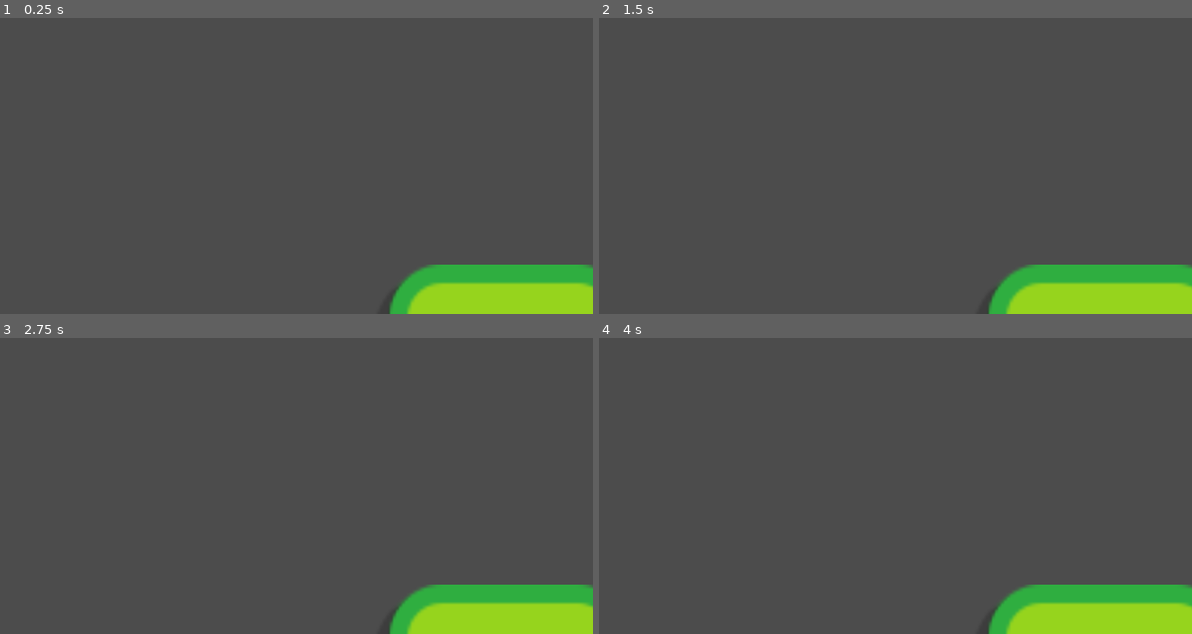
Above: before the commit, frames 1-4 (two rows, left to right).
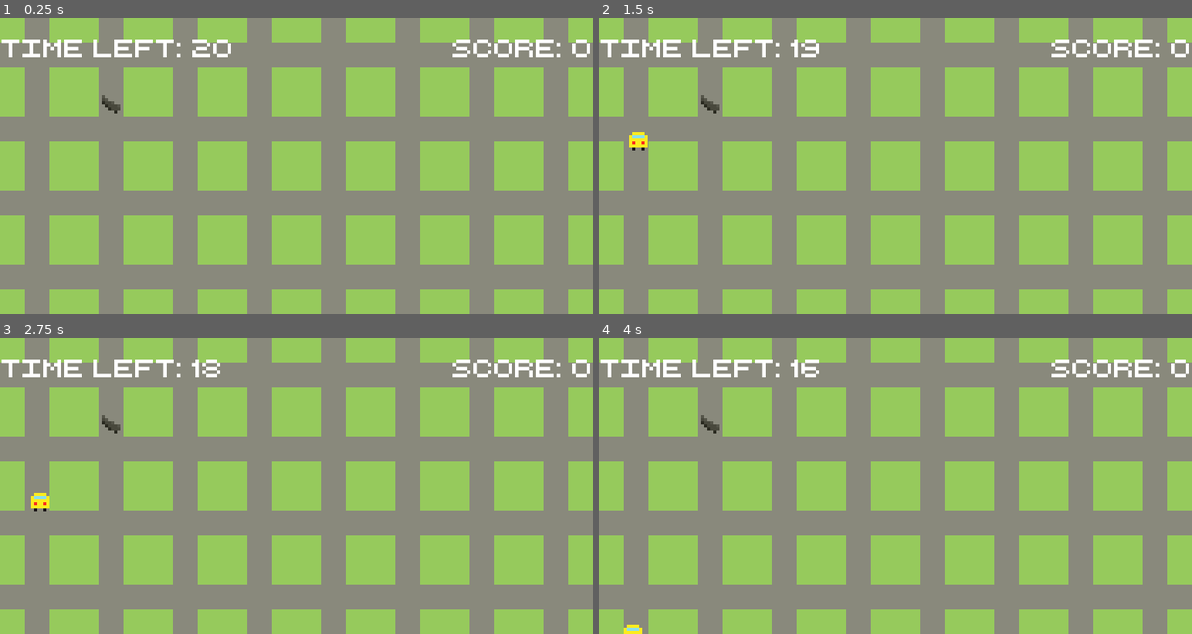
Above: after the commit, the same moments.

Repository: super-repair-bros/super-repair-bros
Game: Godot game, scene res://Scenes/level/level.tscn
The game is run twice, just before and just after one commit, with the same random seed, the same clock (stepped at 60 frames per second) and the same inputs. Before the commit the project starts from res://Scenes/TitleScreen.tscn.
Inputs:
- Up to frame 1 (0.25 s): no input
- Up to frame 2 (1.5 s): tap Enter at 0.5 s; hold D (right) 0.53-1.28 s; tap Space at 1.25 s; hold S (down) from 1.28 s (still down)
- Up to frame 3 (2.75 s): release S (down) at 2.03 s; hold D (right) from 2.03 s (still down)
- Up to frame 4 (4 s): tap Enter at 2.75 s; release D (right) at 2.78 s; hold W (up) 2.78-3.53 s; hold A (left) from 3.53 s (still down)

The runs differ from the first frame. In frame 1, 100% of the frame differs, in the area x 0-100%, y 0-100%; in frame 2, 100%; in frame 3, 100%; in frame 4, 100%.

Commit message:
Prepare score in HUD

Diff:
--- a/Scenes/HUD/HUD.gd
+++ b/Scenes/HUD/HUD.gd
@@ -1,6 +1,8 @@
 extends Node
 
 export var timeInSec = 20;
+
+var score = 0;
 
 
 # Declare member variables here. Examples:
@@ -11,6 +13,7 @@
 # Called when the node enters the scene tree for the first time.
 func _ready():
 	refreshTime()
+	refreshScore()
 
 
 # Called every frame. 'delta' is the elapsed time since the previous frame.
@@ -29,3 +32,6 @@
 
 func refreshTime():
 	$"HBoxContainer/time".text = "Time left: %s" % timeInSec;
+
+func refreshScore():
+	$"HBoxContainer/score".text = "Score: %s" % score;
--- a/Scenes/PlayerCar/PlayerCar.gd
+++ b/Scenes/PlayerCar/PlayerCar.gd
@@ -5,7 +5,8 @@
 var velocity = Vector2()
 
 func _ready():
-	$AnimationPlayer.play("idle")
+	#$AnimationPlayer.play("idle")
+	pass
 
 func get_input():
 	if Input.is_action_pressed('right'):
--- a/project.godot
+++ b/project.godot
@@ -16,7 +16,7 @@
 [application]
 
 config/name="Super Repair Bros"
-run/main_scene="res://Scenes/TitleScreen.tscn"
+run/main_scene="res://Scenes/level/level.tscn"
 config/icon="res://icon.png"
 
 [display]
